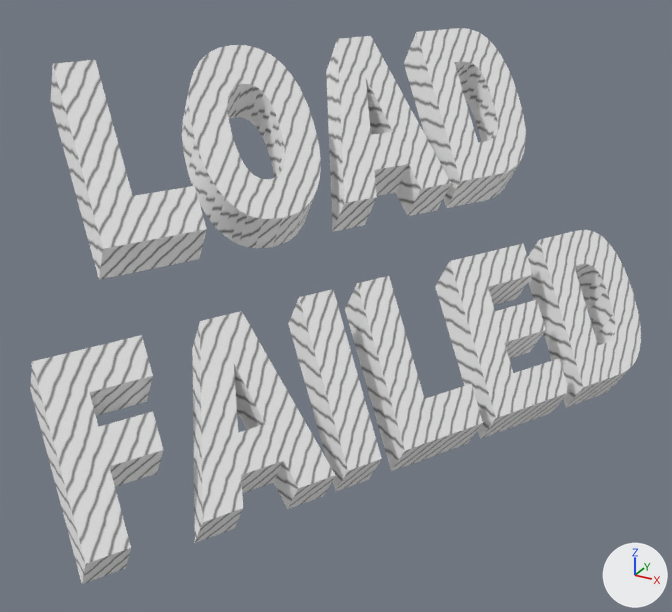
Before and after pictures for a commit that changed the COLLADA model engin3d/src/Data/Scene/fail.dae.
The view is the same before and after, from a 50 mm lens placed at (-0.0096, -0.0781, 0.0225), pointed at (-0.0592, 0.0119, -0.0225). Lighting does not change. The marker at lower right points along +X, +Y and +Z. Where no turn or scale is listed for an object, it has been applied to the vertices.

The older version as bpy lines, for what is in view:
```python
me_failmesh = bpy.data.meshes.new('failMesh')
me_failmesh.from_pydata(...)  # 406 vertices, 792 faces; spans x -0.0885..-0.0291, y -0.0245..0.0529, z -0.0429..0.0064
me_failmesh.materials.append(mat_sketchy_lines_wavy_45_a)  # picture img_sketchy_lines_wavy_45_a_jpg
ob_fail = bpy.data.objects.new('fail', me_failmesh)
ob_fail.location = (0.0, 0.0, 0.0)
```
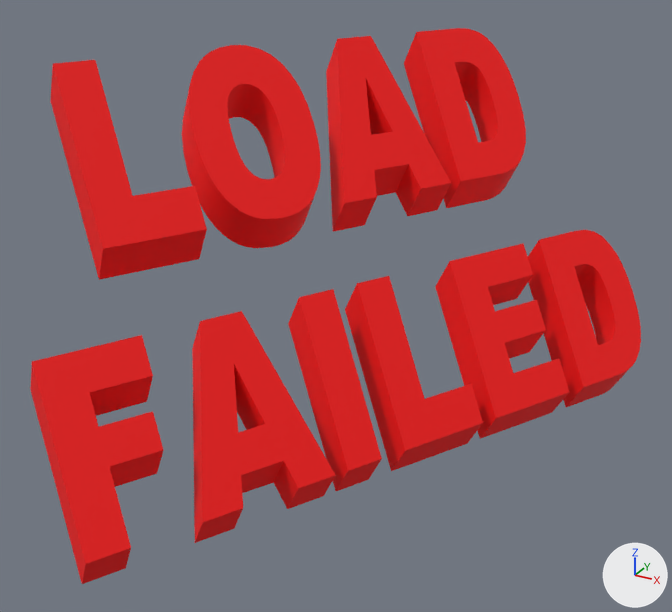
What the commit changed:
Picture 'failed.jpg' (img_failed_jpg) is new.
Material 'failed' (mat_failed) is new.
Its texture is img_failed_jpg.
Its roughness is 0.67.
me_failmesh has 406 vertices, 792 faces and spans x -0.0885..-0.0291, y -0.0245..0.0529, z -0.0429..0.0064.
me_failmesh no longer uses material mat_sketchy_lines_wavy_45_a (picture img_sketchy_lines_wavy_45_a_jpg).
me_failmesh now uses material mat_failed (picture img_failed_jpg).

What differs and where, as boxes (x1, y1, x2, y2) in the pictures (672 x 612 px):
'fail', recoloured (white to red)
    both: (30, 28, 641, 584)
